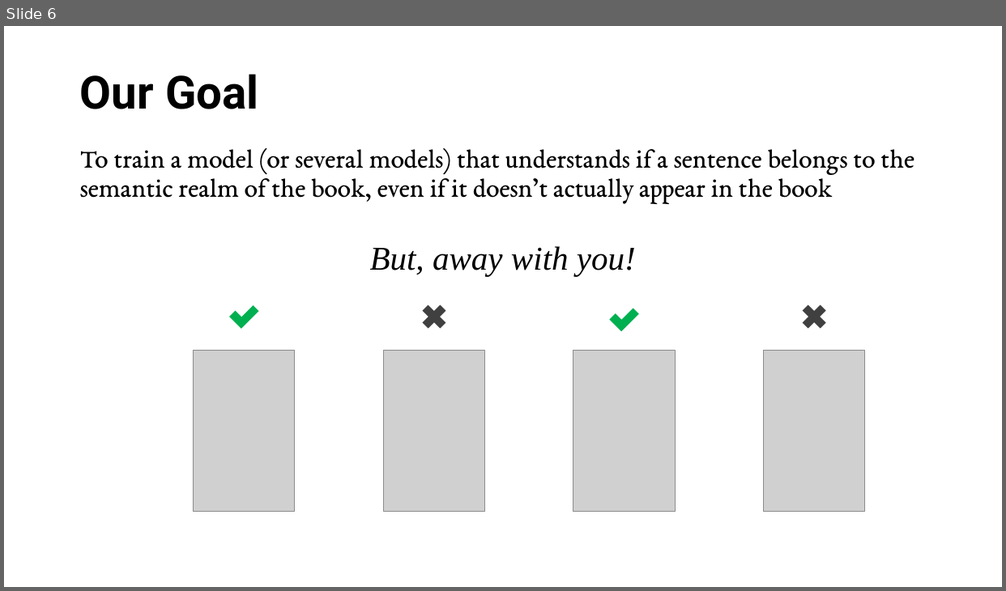
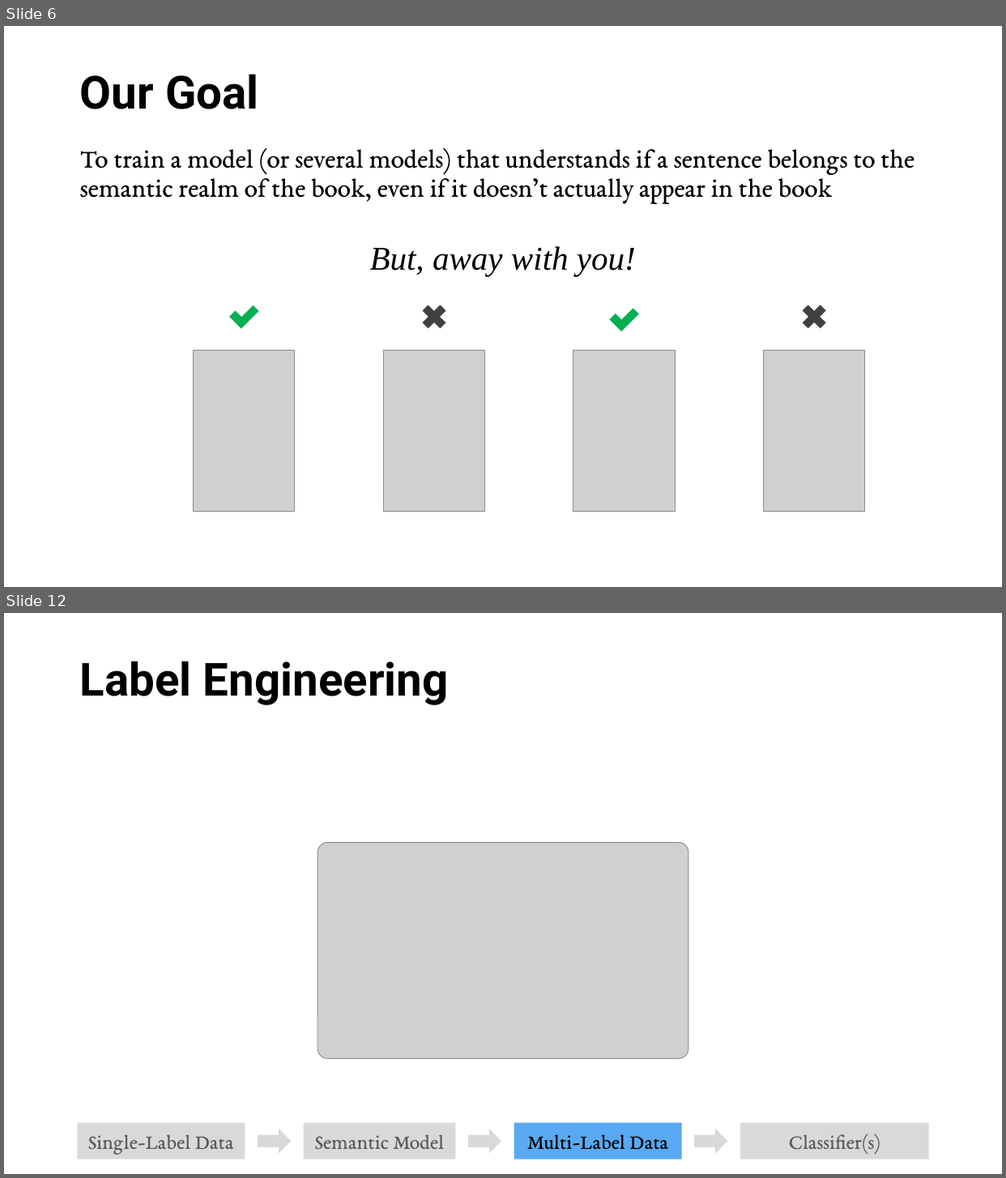
Before and after one commit to gonhonig/books-classification, a slide deck: book classification presentation.pptx. Shown one above the other, each under a label of ours: slide 6 before the commit, slides 6 and 12 after it; the slides between them are not shown. The pictures are 1006x591 and 1006x1178 pixels, drawn with LibreOffice and Linux fonts; fonts in the diff are those of the drawing; grey boxes stand for pictures. Boxes give left, top, right and bottom in pixels: in the first picture for what was removed or moved away, otherwise in the second. Text is boxed around its words. In the diff, an @@ line names an element or a change of style, - is before the commit and + after.

```diff
--- a/book classification presentation.pptx
+++ b/book classification presentation.pptx
@@ slide 12 added at bbox=[4, 613, 1002, 1174], background #FFFFFF @@
@@ title added at bbox=[80, 661, 449, 705], 44 pt, text #000000, bold @@
+Label Engineering
@@ picture added at bbox=[317, 843, 689, 1059] @@
@@ rectangle added at bbox=[78, 1123, 245, 1161], fill #D9D9D9, 20 pt, text #595959 @@
+Single-Label Data
@@ right arrow added at bbox=[258, 1129, 292, 1153], fill #D9D9D9 @@
@@ rectangle added at bbox=[304, 1123, 455, 1161], fill #D9D9D9, 20 pt, text #595959 @@
+Semantic Model
@@ right arrow added at bbox=[468, 1129, 502, 1153], fill #D9D9D9 @@
@@ rectangle added at bbox=[513, 1123, 681, 1161], fill #59AAF2, 20 pt, text #000000 @@
+Multi-Label Data
@@ right arrow added at bbox=[694, 1129, 728, 1153], fill #D9D9D9 @@
@@ rectangle added at bbox=[740, 1123, 929, 1161], fill #D9D9D9, 20 pt, text #595959 @@
+Classifier(s)
```
Also in this commit, not shown: 3 slides changed, 15 other slides added, 44 other files.
